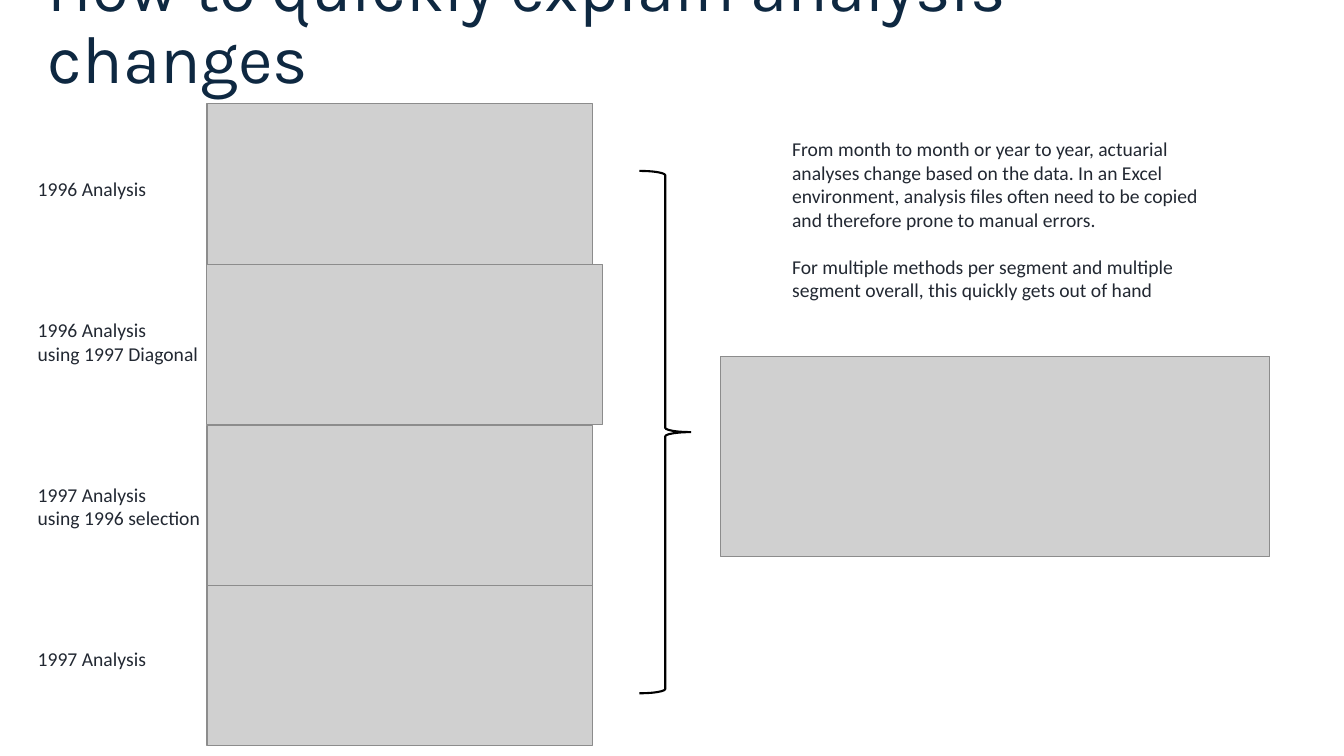
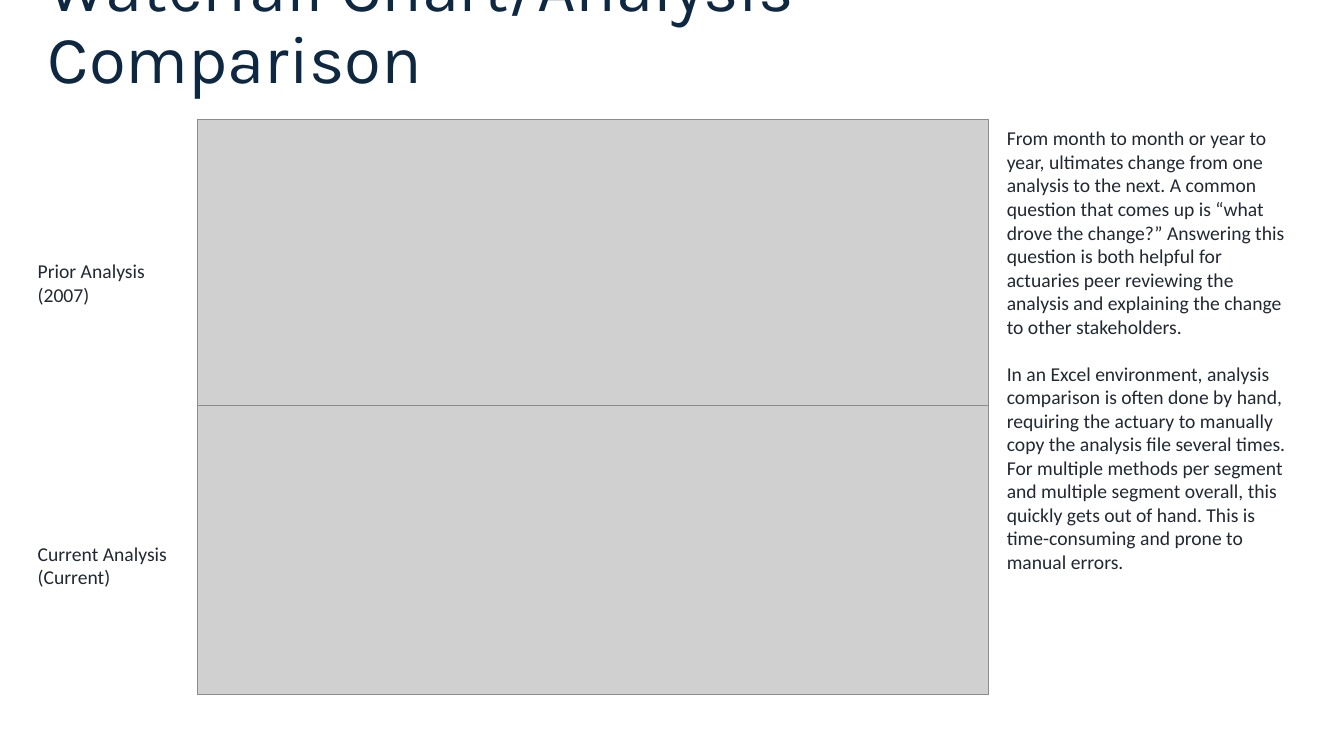
Before and after one commit to jbogaardt/fullstackactuary2024, a slide deck: slide 21 of draft presentation.pptx (slide 18 before the commit). Drawn at 1344x756 pixels with LibreOffice and Linux fonts; fonts in the diff are those of the drawing; grey boxes stand for pictures. Boxes give left, top, right and bottom in pixels: in the first picture for what was removed or moved away, otherwise in the second. Text is boxed around its words. In the diff, an @@ line names an element or a change of style, - is before the commit and + after.

```diff
--- a/draft presentation.pptx
+++ b/draft presentation.pptx
@@ title at [48,0,794,99]: text changed @@
-How to quickly explain analysis changes
+Waterfall Chart/Analysis Comparison
@@ picture added at [198,119,990,406] @@
@@ picture removed at [207,103,592,264] @@
@@ text at [1007,131,1285,569]: text changed @@
-From month to month or year to year, actuarial analyses change based on the data. In an Excel environment, analysis files often need to be copied and therefore prone to manual errors.
-For multiple methods per segment and multiple segment overall, this quickly gets out of hand
+From month to month or year to year, ultimates change from one analysis to the next. A common question that comes up is “what drove the change?” Answering this question is both helpful for actuaries peer reviewing the analysis and explaining the change to other stakeholders.
+In an Excel environment, analysis comparison is often done by hand, requiring the actuary to manually copy the analysis file several times. For multiple methods per segment and multiple segment overall, this quickly gets out of hand. This is time-consuming and prone to manual errors.
@@ right brace removed at [639,171,691,694] @@
@@ text at [38,264,167,587]: text changed @@
-1996 Analysis
-1996 Analysis
-using 1997 Diagonal
-1997 Analysis
-using 1996 selection
-1997 Analysis
+Prior Analysis
+(2007)
+Current Analysis
+(Current)
@@ picture removed at [207,264,603,424] @@
@@ picture removed at [721,356,1270,557] @@
@@ picture added at [198,406,990,696] @@
@@ picture removed at [207,425,592,586] @@
@@ picture removed at [207,585,592,745] @@
```
Also in this commit, not shown: 4 other slides changed, 5 slides added, 3 other files.
